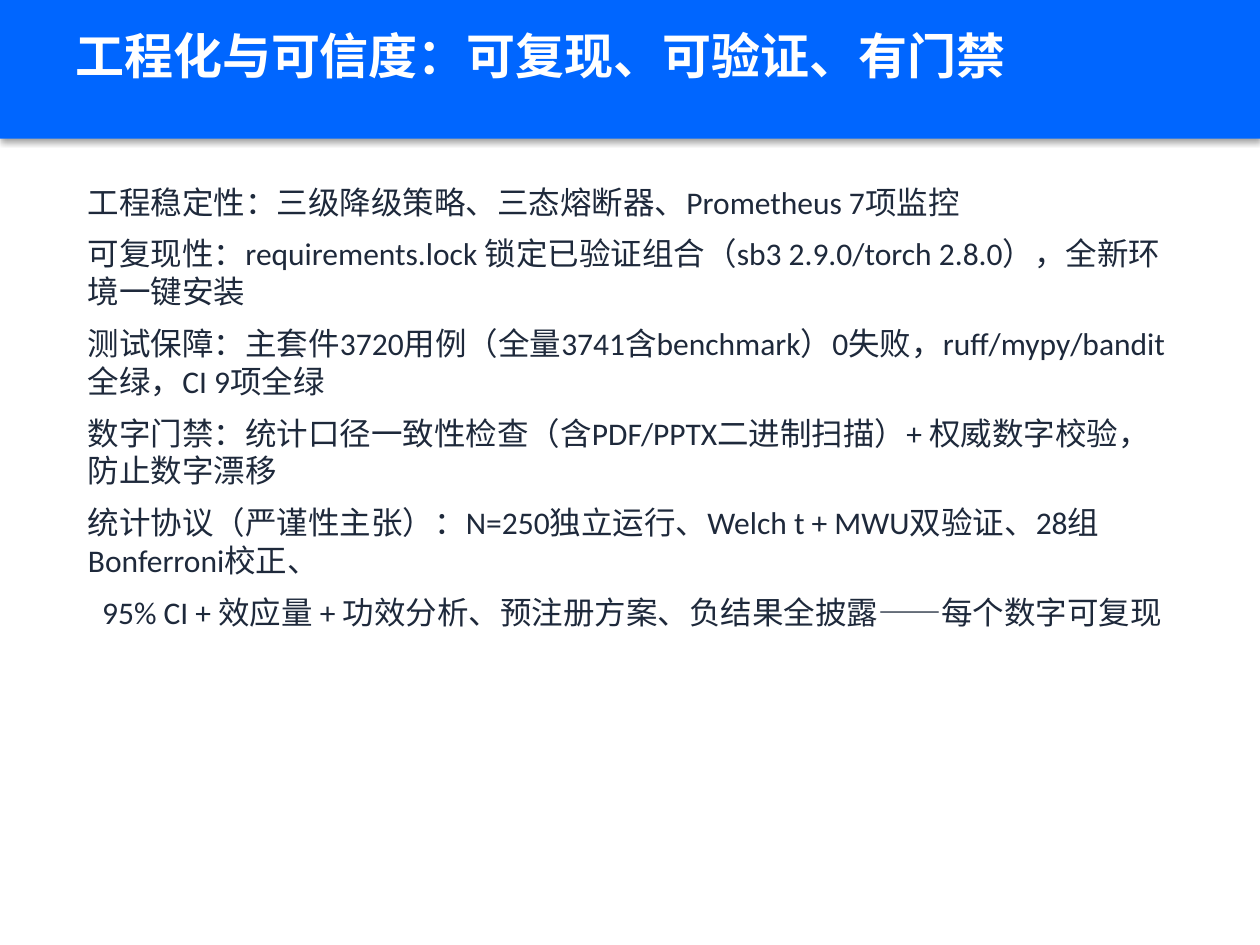
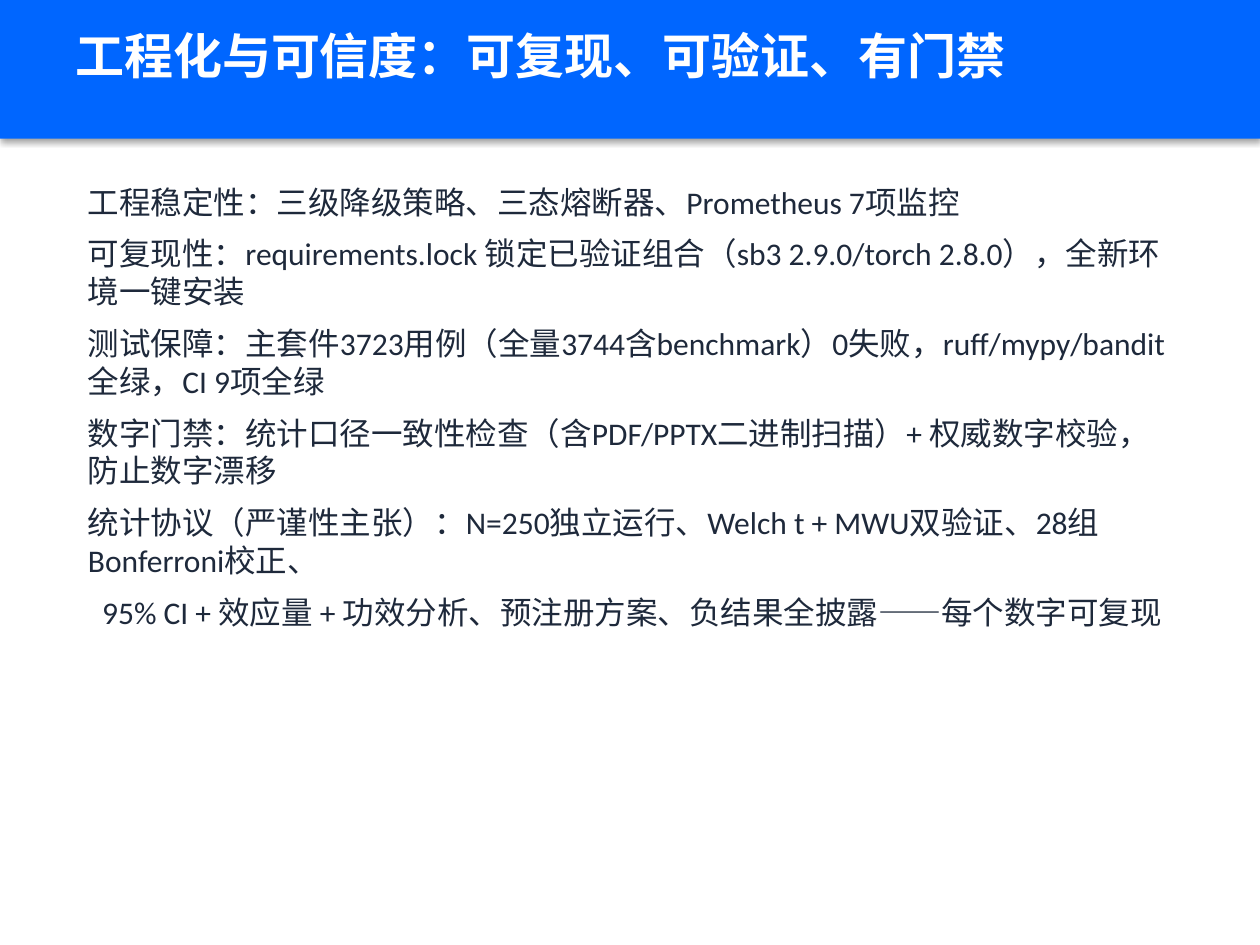
Before and after one commit to xiabai2008/quantum-rl-scheduler, a slide deck: slide 15 of deliverable_models/答辩PPT.pptx. Drawn at 1260x945 pixels with LibreOffice and Linux fonts; fonts in the diff are those of the drawing. Boxes give left, top, right and bottom in pixels: in the first picture for what was removed or moved away, otherwise in the second. Text is boxed around its words. In the diff, an @@ line names an element or a change of style, - is before the commit and + after.

```diff
--- a/deliverable_models/答辩PPT.pptx
+++ b/deliverable_models/答辩PPT.pptx
@@ text at box(88, 328, 1165, 396): text changed @@
-测试保障：主套件3720用例（全量3741含benchmark）0失败，ruff/mypy/bandit全绿，CI 9项全绿
+测试保障：主套件3723用例（全量3744含benchmark）0失败，ruff/mypy/bandit全绿，CI 9项全绿
```
Also in this commit, not shown: 4 other files.
